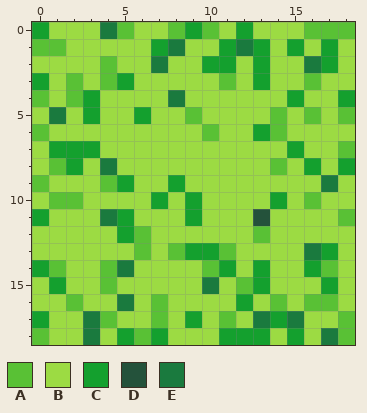
Edited in one commit: pixel-art sprite (grasv3.png). The first picture shows the starting point.
The file is 19x19 pixels.
Palette (. is transparent): A #59c135  B #9cdb43  C #14a02e  D #24523b  E #1a7a3e
Pixels before, first column x 0:
 0 CBBBEABBACABCBBBAAA
 1 AABBBBBCEBBCECBCBCB
 2 BBBBABBEBBCCBCBBECB
 3 CBABACBBBBBABCBBABB
 4 ABACBBBBEBBBBBBCBBC
 5 BEBCBBCBBABBBBABABA
 6 ABBBBBBBBBABBCABBBB
 7 BCCCBBBBBBBBBBBCBBA
 8 BACBEBBBBBBBBBABCBC
 9 ABBBACBBCBBBBBBBBEB
10 BAABBBBCBCBBBBCBABB
11 CBBBECBBBCBBBDBBBBA
12 BBBBBCABBBBBBABBBBB
13 BBBBBBABACCABBBBECB
14 CABBAEBBBBACBCBBCAB
15 BCBBABBBBBEBACBBBCB
16 BBABBEBABBBBCBABAAB
17 CBBEABBABCBABECEBBA
18 ABBEBCACBBBCCCBCBEA
The result:
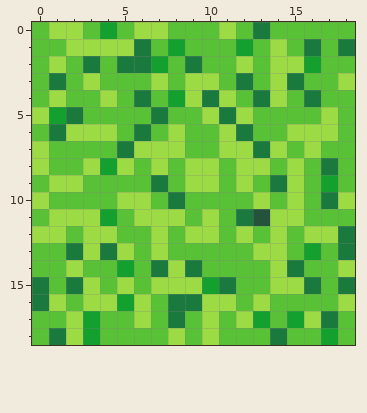
From old to new:
Colour A replaces colour B in row 0 at x 3 and 14 to 15; in row 1 at x 9 to 10; in row 2 at x 0, 2, 8 and 18; in row 3 at x 6, 8 and 17; in row 4 at x 5, 7, 12 and 17; in row 5 at x 4 to 5, 8, 13 and 15.
Colour A replaces colour B in row 6 at x 5, 7, 9 and 18; in row 7 at x 4, 9 to 10 and 17; in row 8 at x 6, 8 and 11; in row 9 at x 3, 6, 11, 13, 16 and 18; in row 10 at x 3 to 4 and 10 to 12; in row 11 at x 11 and 16 to 17.
Colour A replaces colour B in row 12 at x 2, 8, 11 and 15; in row 13 at x 0 to 1, 12 and 15; in row 14 at x 3, 6 and 12; in row 15 at x 6; in row 16 at x 15; in row 17 at x 1 and 5.
Colour A replaces colour B in row 18 at x 4, 9 and 16.
Colour A replaces colour C in row 0 at x 0, 9 and 12; in row 1 at x 7, 11, 13, 15 and 17; in row 2 at x 10 to 11, 13 and 17; in row 3 at x 0, 5 and 13; in row 4 at x 3, 15 and 18; in row 5 at x 3 and 6.
Colour A replaces colour C in row 6 at x 13; in row 7 at x 1 to 3 and 15; in row 8 at x 2, 16 and 18; in row 9 at x 5 and 8; in row 10 at x 7, 9 and 14; in row 11 at x 0, 5 and 9.
Colour A replaces colour C in row 12 at x 5; in row 13 at x 9 to 10 and 17; in row 14 at x 0, 11, 13 and 16; in row 15 at x 1, 13 and 17; in row 16 at x 12; in row 17 at x 0, 9 and 14.
Colour A replaces colour C in row 18 at x 5, 7, 11 to 13 and 15.
Colour C replaces colour E in row 0 at x 4; in row 1 at x 8 and 12; in row 2 at x 7 and 16; in row 4 at x 8; in row 5 at x 1; in row 8 at x 4.
Colour C replaces colour E in row 9 at x 17; in row 11 at x 4; in row 13 at x 16; in row 14 at x 5; in row 15 at x 10; in row 16 at x 5.
Colour C replaces colour E in row 17 at x 3, 13 and 15; in row 18 at x 3 and 17.
Colour E replaces colour B in row 0 at x 13; in row 1 at x 6, 16 and 18; in row 2 at x 3, 5 to 6 and 9; in row 3 at x 1, 12 and 15; in row 4 at x 6, 10, 13 and 16; in row 5 at x 2, 7 and 11.
Colour E replaces colour B in row 6 at x 1, 6 and 12; in row 7 at x 5 and 13; in row 8 at x 17; in row 9 at x 7 and 14; in row 10 at x 8 and 17; in row 11 at x 12.
Colour E replaces colour B in row 12 at x 18; in row 13 at x 2, 4 and 18; in row 14 at x 7, 9 and 15; in row 15 at x 0, 2, 11, 16 and 18; in row 16 at x 0 and 8 to 9; in row 17 at x 8 and 17.
Colour E replaces colour B in row 18 at x 1 and 14.
